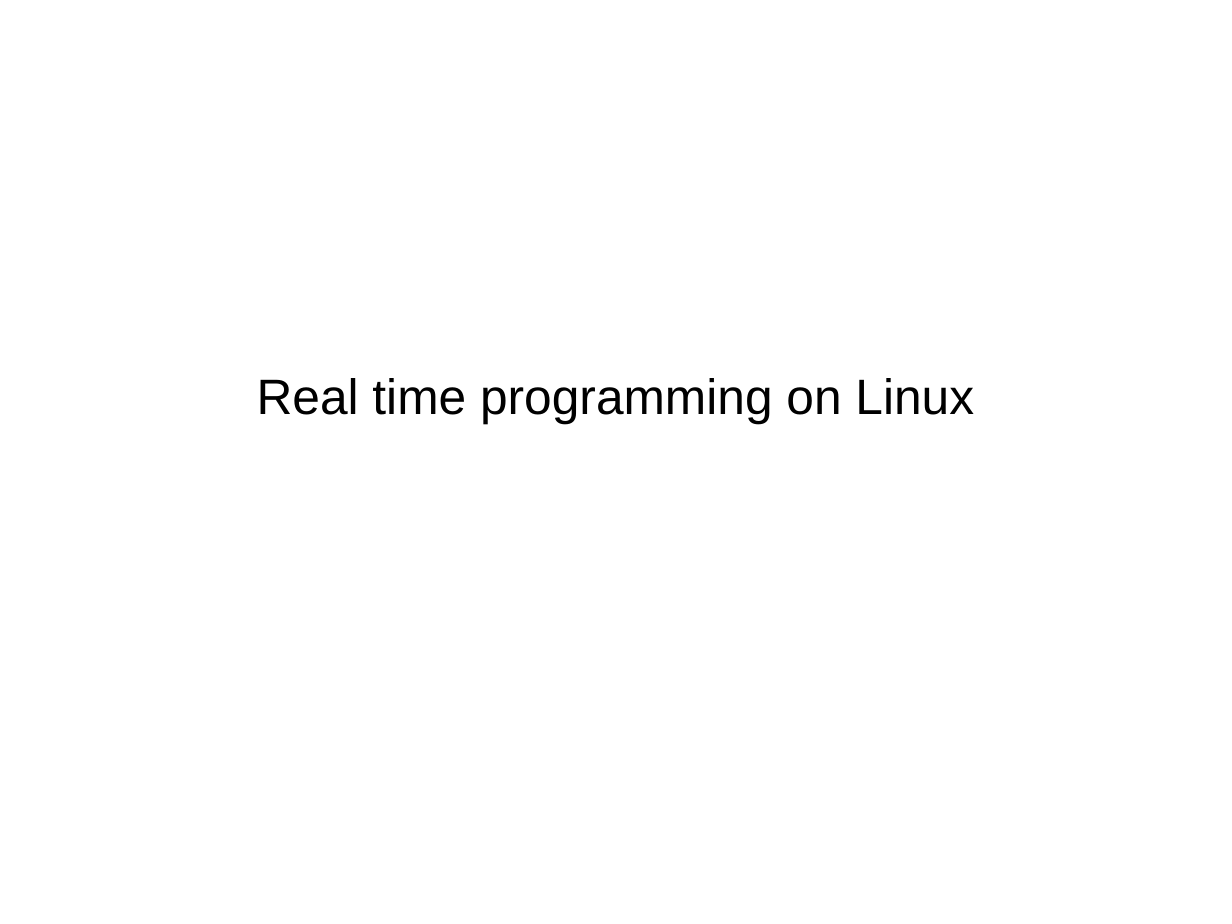
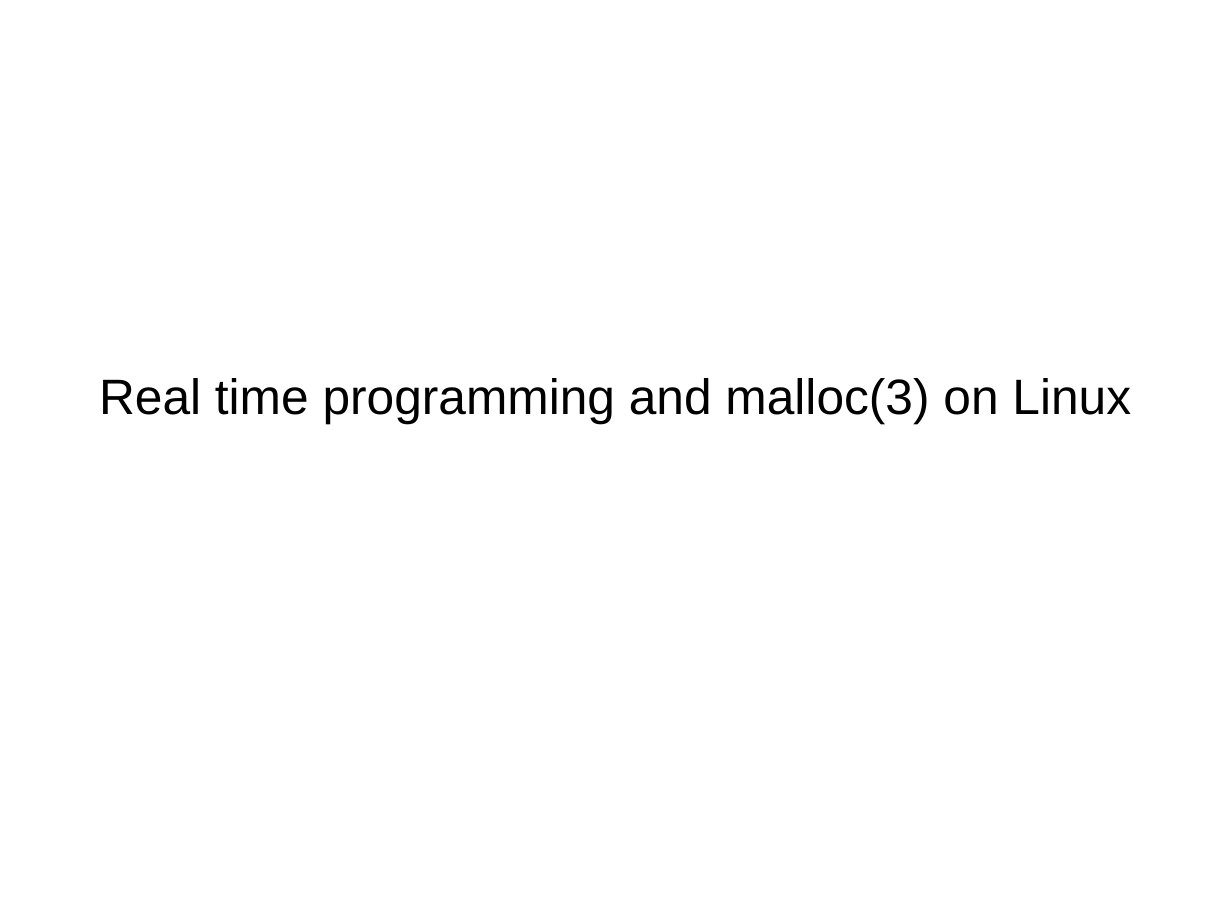
Before and after one commit to kalmuthu/slides, a slide deck: slide 29 of odp/realtime.odp (slide 15 before the commit). Drawn at 1232x924 pixels with LibreOffice and Linux fonts; fonts in the diff are those of the drawing. Boxes give left, top, right and bottom in pixels: in the first picture for what was removed or moved away, otherwise in the second. Text is boxed around its words. In the diff, an @@ line names an element or a change of style, - is before the commit and + after.

Commit message:
improved the real time slides

```diff
--- a/odp/realtime.odp
+++ b/odp/realtime.odp
@@ subtitle at [99, 378, 1131, 423]: text changed @@
-Real time programming on Linux
+Real time programming and malloc(3) on Linux
```
Also in this commit, not shown: 11 other slides changed, 9 slides added.
